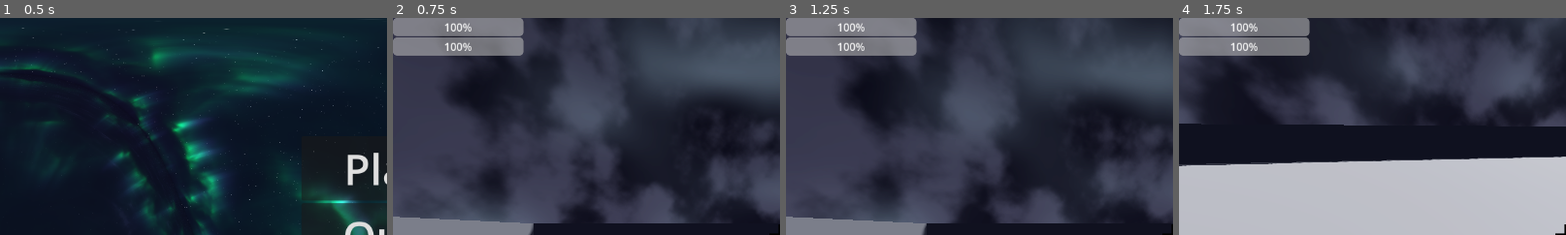
Above: before the commit, frames 1-4 (left to right).
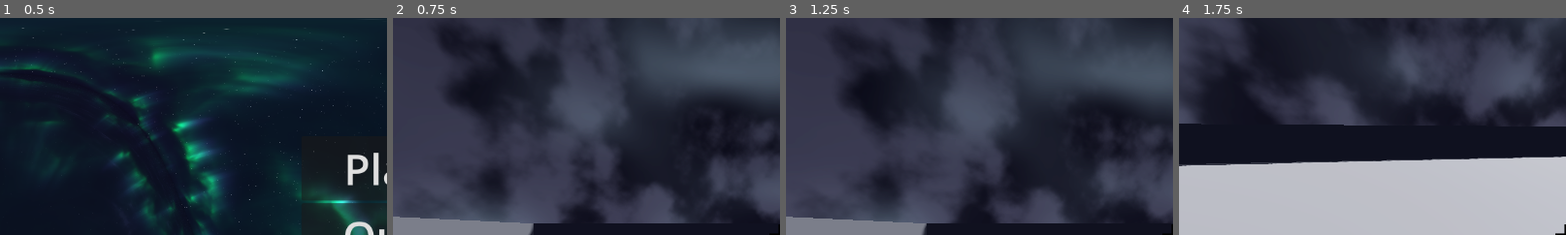
Above: after the commit, the same moments.

Repository: moos4/spacenautica
Game: Godot game, scene res://scenes/title.tscn
The game is run twice, just before and just after one commit, with the same random seed, the same clock (stepped at 60 frames per second) and the same inputs.
Inputs (mouse positions are % of the whole screen's width and height, from its top left):
- Up to frame 1 (0.5 s): no input
- Up to frame 2 (0.75 s): click "Play" at 0.5 s
- Up to frame 3 (1.25 s): no input
- Up to frame 4 (1.75 s): move the mouse to (55, 50) at 1.27 s; hold W (up) from 1.28 s (still down); tap E (interact) at 1.35 s; tap Space (jump) at 1.52 s
The pictures show only the part of the screen within x 0-50%, y 0-50%; the shares and areas given below are measured in that part.

Frame 1 is identical in both runs. In frame 2, 5.7% of the frame differs, in the area x 0-34%, y 0-18%; in frame 3, 5.7%; in frame 4, 5.7%.

Commit message:
better ui

Diff:
--- a/scenes/player.tscn
+++ b/scenes/player.tscn
@@ -71,19 +71,80 @@
 anchor_bottom = 1.0
 grow_horizontal = 2
 grow_vertical = 2
+metadata/_edit_lock_ = true
 
 [node name="TextureRect" type="TextureRect" parent="Head/Camera3D/over/CenterContainer" unique_id=6389006]
 layout_mode = 2
 texture = ExtResource("2_g2els")
 
-[node name="ProgressBar" type="ProgressBar" parent="Head/Camera3D/over" unique_id=152221450]
-offset_right = 194.0
-offset_bottom = 27.0
+[node name="Control" type="Control" parent="Head/Camera3D/over" unique_id=185521220]
+layout_mode = 3
+anchors_preset = 0
+offset_left = 576.0
+offset_top = 324.0
+offset_right = 576.0
+offset_bottom = 324.0
 
-[node name="ProgressBar2" type="ProgressBar" parent="Head/Camera3D/over" unique_id=1338904974]
-offset_top = 29.0
-offset_right = 194.0
-offset_bottom = 56.0
+[node name="player oxygen tank 1" type="ProgressBar" parent="Head/Camera3D/over/Control" unique_id=1338904974]
+layout_mode = 0
+offset_left = 1101.0
+offset_top = 490.0
+offset_right = 1161.0
+offset_bottom = 510.0
+rotation = 1.5707964
+theme_override_colors/font_color = Color(0.36893377, 0.6439497, 0.7748322, 1)
+theme_override_colors/font_outline_color = Color(0.36893377, 0.6439497, 0.7748322, 1)
+theme_override_font_sizes/font_size = 10
+
+[node name="player health bar" type="ProgressBar" parent="Head/Camera3D/over/Control" unique_id=152221450]
+layout_mode = 0
+offset_left = 1715.0
+offset_top = 504.0
+offset_right = 1915.0
+offset_bottom = 600.0
+
+[node name="ColorRect" type="ColorRect" parent="Head/Camera3D/over/Control" unique_id=401976536]
+layout_mode = 0
+offset_left = 1085.0
+offset_top = 392.5
+offset_right = 1145.0
+offset_bottom = 452.5
+
+[node name="ColorRect2" type="ColorRect" parent="Head/Camera3D/over/Control" unique_id=1909584885]
+show_behind_parent = true
+layout_mode = 0
+offset_left = 1070.0
+offset_top = 460.0
+offset_right = 1160.0
+offset_bottom = 610.0
+
+[node name="ColorRect3" type="ColorRect" parent="Head/Camera3D/over/Control" unique_id=1920315068]
+layout_mode = 0
+offset_left = 1122.5
+offset_top = 617.5
+offset_right = 1152.5
+offset_bottom = 730.0
+
+[node name="ColorRect4" type="ColorRect" parent="Head/Camera3D/over/Control" unique_id=1366964082]
+layout_mode = 0
+offset_left = 1077.5
+offset_top = 617.5
+offset_right = 1107.5
+offset_bottom = 730.0
+
+[node name="ColorRect5" type="ColorRect" parent="Head/Camera3D/over/Control" unique_id=1959280193]
+layout_mode = 0
+offset_left = 1167.5
+offset_top = 467.5
+offset_right = 1197.5
+offset_bottom = 587.5
+
+[node name="ColorRect6" type="ColorRect" parent="Head/Camera3D/over/Control" unique_id=2102737611]
+layout_mode = 0
+offset_left = 1032.5
+offset_top = 467.5
+offset_right = 1062.5
+offset_bottom = 587.5
 
 [connection signal="pressed" from="Head/Camera3D/menu/Panel/CenterContainer/VBoxContainer/Settings" to="." method="_on_settings_pressed"]
 [connection signal="pressed" from="Head/Camera3D/menu/Panel/CenterContainer/VBoxContainer/Quit" to="." method="_on_quit_pressed"]
--- a/scripts/Player.gd
+++ b/scripts/Player.gd
@@ -3,8 +3,8 @@
 @onready var head = $Head
 @onready var camera = $Head/Camera3D
 @onready var interact_ray = $Head/Camera3D/RayCast3D
-@onready var progress_oxygen_bar = $Head/Camera3D/over/ProgressBar
-@onready var progress_health_bar = $Head/Camera3D/over/ProgressBar2
+@onready var progress_oxygen_bar = $"Head/Camera3D/over/Control/player oxygen tank 1"
+@onready var progress_health_bar = $"Head/Camera3D/over/Control/player health bar"
 
 # life variables
  #oxygen
